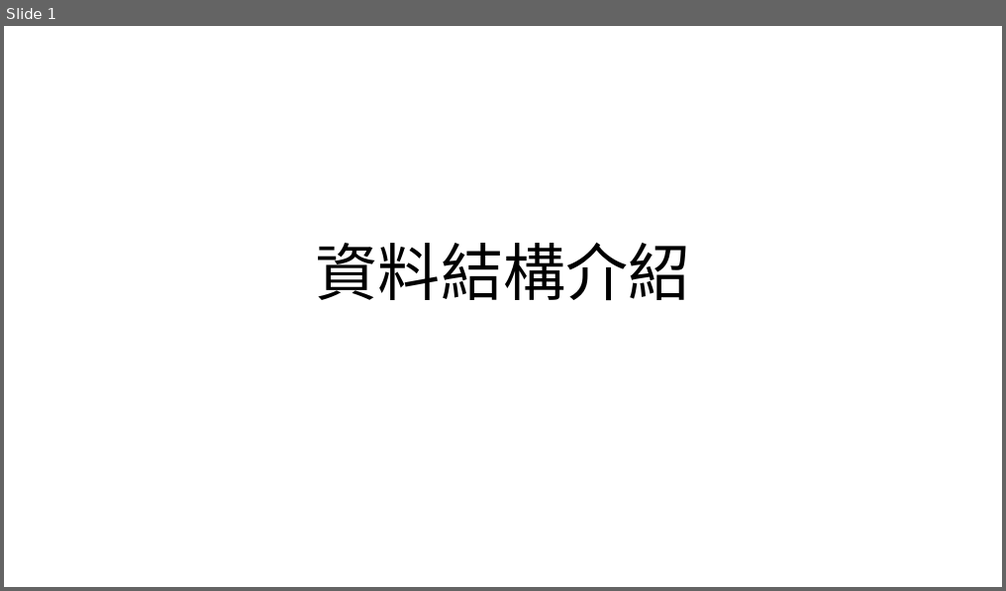
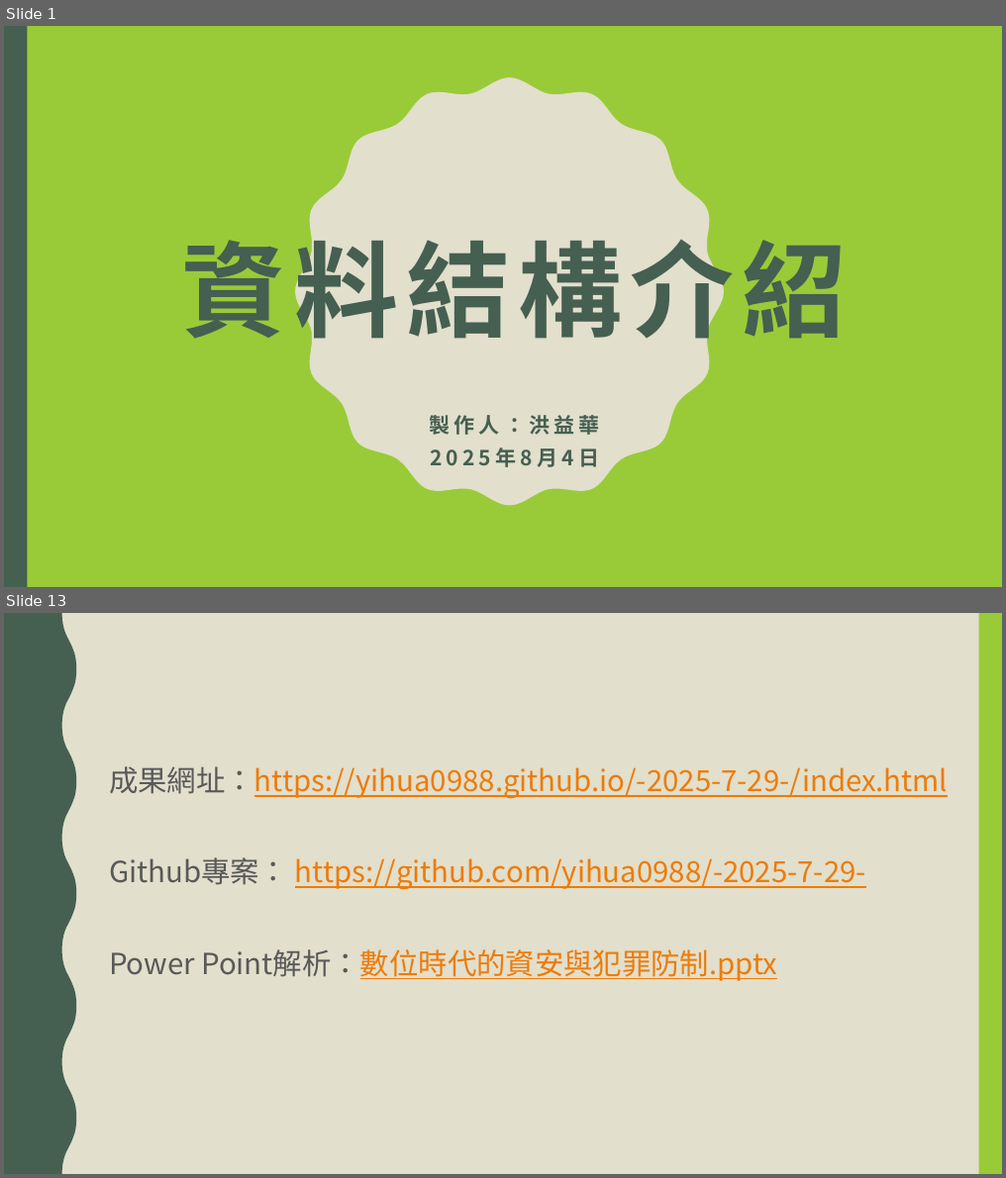
Before and after one commit to yihua0988/-2025-7-29-, a slide deck: ppt/資料結構介紹.pptx. Shown one above the other, each under a label of ours: slide 1 before the commit, slides 1 and 13 after it; the slides between them are not shown. The pictures are 1006x591 and 1006x1178 pixels, drawn with LibreOffice and Linux fonts; fonts in the diff are those of the drawing. Boxes give left, top, right and bottom in pixels: in the first picture for what was removed or moved away, otherwise in the second. Text is boxed around its words. In the diff, an @@ line names an element or a change of style, - is before the commit and + after.

Commit message:
專案完成(新增PPT 修正HTML)

```diff
--- a/ppt/資料結構介紹.pptx
+++ b/ppt/資料結構介紹.pptx
@@ slide 13 added at (x1=4, y1=613, x2=1002, y2=1174), background #E2DFCC @@
@@ freeform shape added at (x1=4, y1=613, x2=76, y2=1174), fill #455F51 @@
@@ rectangle added at (x1=979, y1=613, x2=1002, y2=1174), fill #99CB38 @@
@@ text added at (x1=109, y1=766, x2=947, y2=981), 28 pt, text #EE7B08, underline @@
+成果網址：https://yihua0988.github.io/-2025-7-29-/index.html
+Github專案： https://github.com/yihua0988/-2025-7-29-
+Power Point解析：數位時代的資安與犯罪防制.pptx
@@ slide 1 changed as well @@
@@ background #FFFFFF to #99CB38 @@
@@ rectangle added at (x1=4, y1=26, x2=27, y2=587), fill #455F51 @@
@@ freeform shape added at (x1=295, y1=77, x2=724, y2=506), fill #E2DFCC @@
@@ title "資料結構介紹" moved from (x1=316, y1=243, x2=690, y2=301) to (x1=182, y1=224, x2=846, y2=355) @@
@@ title "資料結構介紹" at (x1=182, y1=224, x2=846, y2=355): size 60 to 100 pt, font Calibri to Noto Sans CJK SC, text colour #000000 to #455F51, letter spacing 0 to 8 pt, bold on; vertical alignment bottom to middle @@
@@ subtitle added at (x1=429, y1=415, x2=599, y2=468), 20 pt, text #455F51, bold @@
+製作人：洪益華
+2025年8月4日
```
Also in this commit, not shown: 11 other slides added, 19 slides removed, 5 other files.
